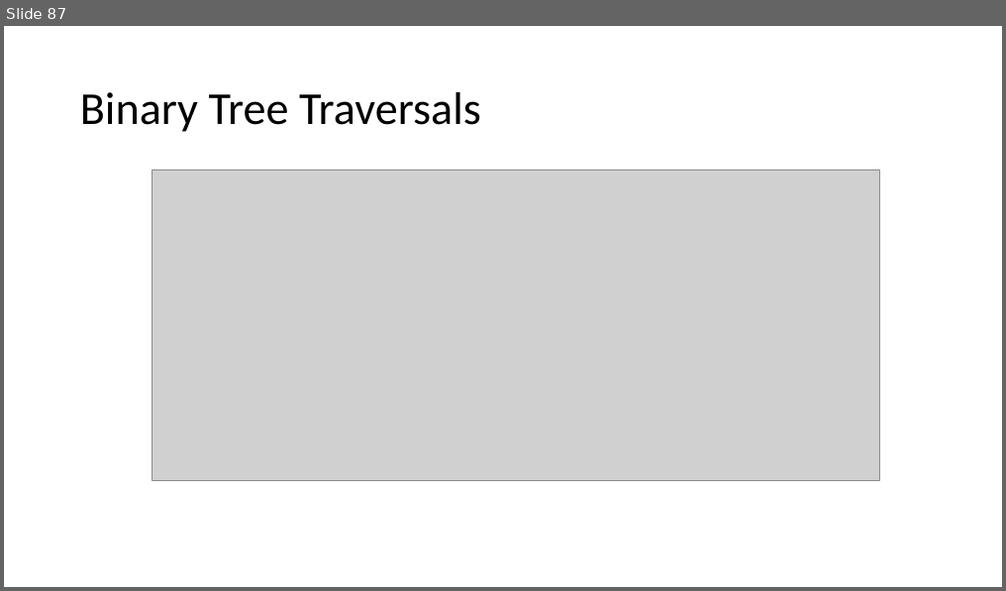
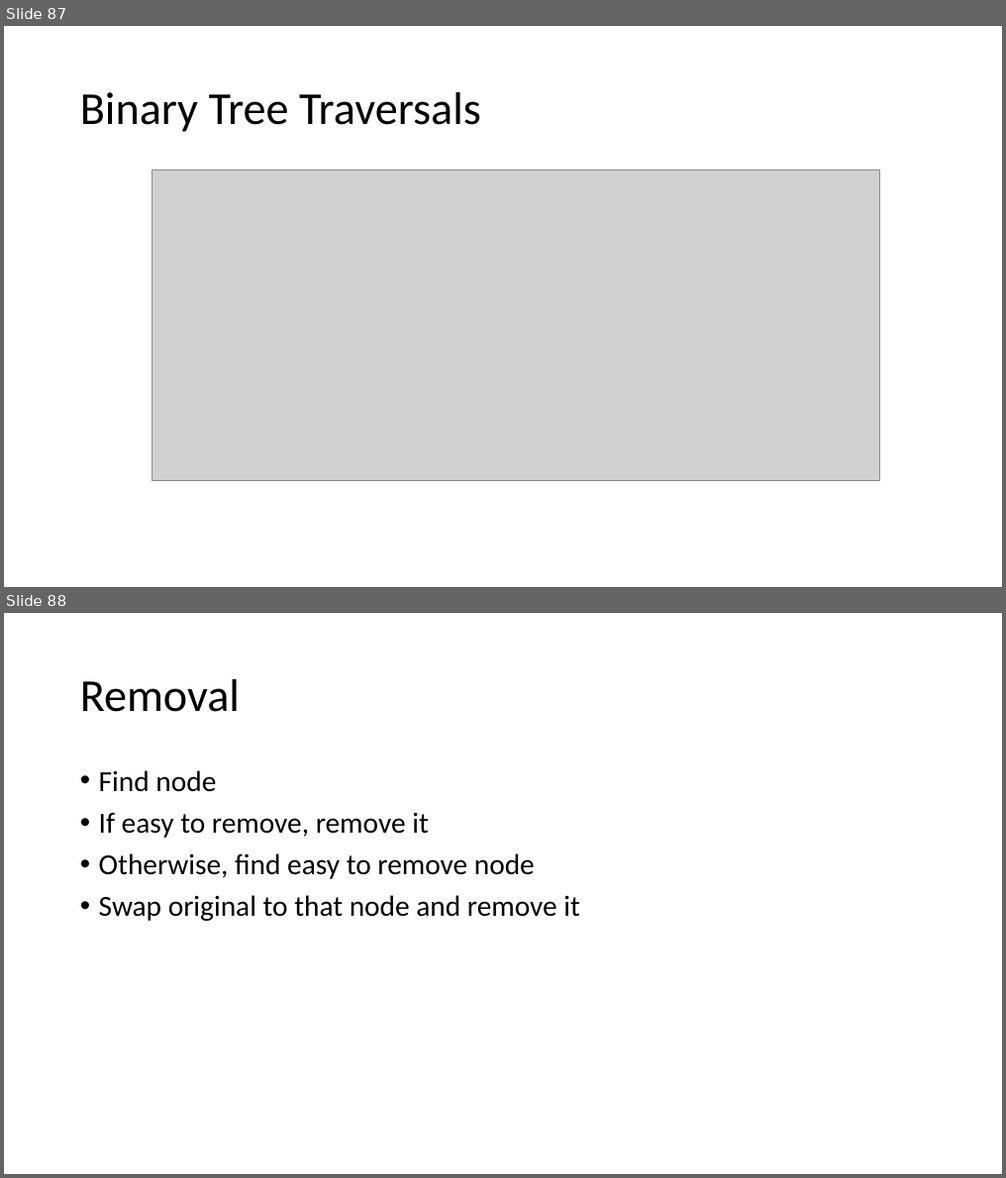
Before and after one commit to skalakm/232, a slide deck: notes.pptx. Shown one above the other, each under a label of ours: slide 87 before the commit, slides 87 and 88 after it. The pictures are 1006x591 and 1006x1178 pixels, drawn with LibreOffice and Linux fonts; fonts in the diff are those of the drawing; grey boxes stand for pictures. Boxes give left, top, right and bottom in pixels: in the first picture for what was removed or moved away, otherwise in the second. Text is boxed around its words. In the diff, an @@ line names an element or a change of style, - is before the commit and + after.

```diff
--- a/notes.pptx
+++ b/notes.pptx
@@ slide 88 added at box(4, 613, 1002, 1174), background #FFFFFF @@
@@ title added at box(80, 679, 240, 712), 44 pt, text #000000 @@
+Removal
@@ text added at box(99, 770, 580, 921), 28 pt, text #000000 @@
+• Find node
+• If easy to remove, remove it
+• Otherwise, find easy to remove node
+• Swap original to that node and remove it
```
Also in this commit, not shown: 1 other slide added, 2 other files.
